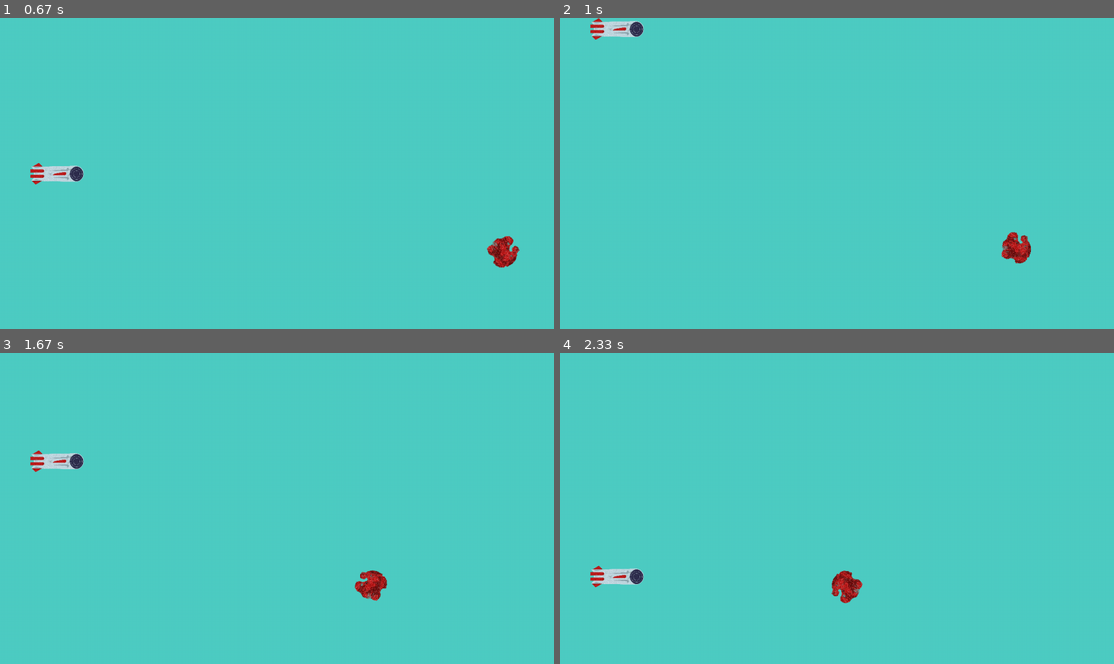
Above: before the commit, frames 1-4 (two rows, left to right).
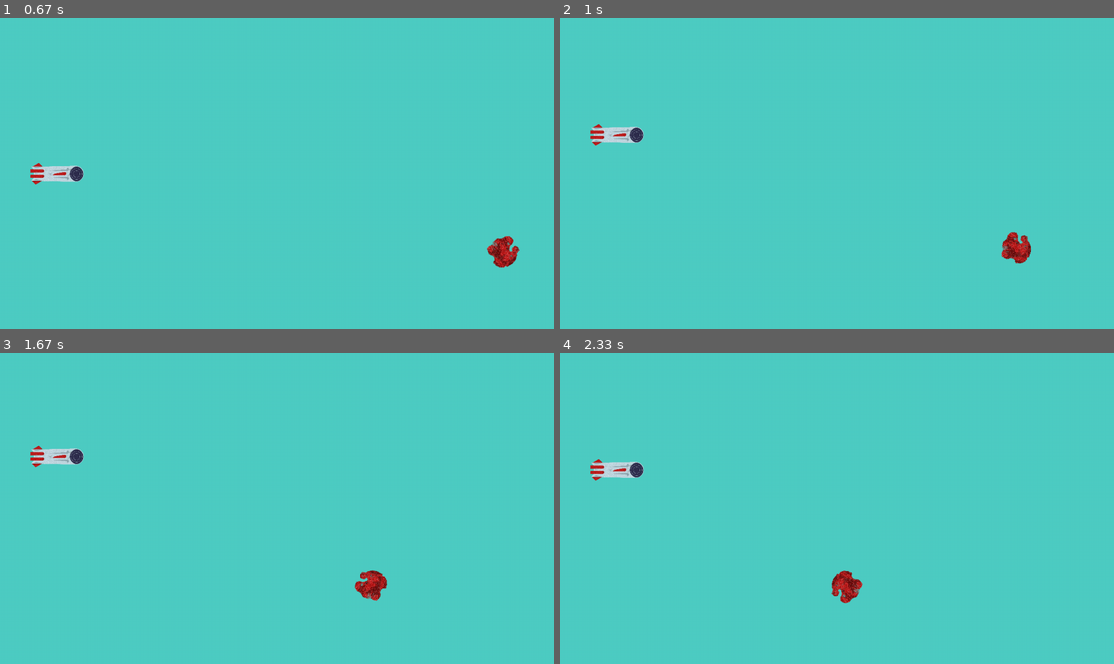
Above: after the commit, the same moments.

Repository: AdrianFSN/proyecto-final-pygame-quest
Game: pygame game, started from main.py
Two runs of this game, one before a commit and one after it. Both use one fixed random seed, a clock stepped at 60 frames per second and the inputs below.
Inputs:
- Up to frame 1 (0.67 s): tap Space at 0.33 s
- Up to frame 2 (1 s): hold Up from 0.67 s (still down)
- Up to frame 3 (1.67 s): release Up at 1.13 s; hold Down 1.17-1.47 s; hold Up from 1.5 s (still down)
- Up to frame 4 (2.33 s): release Up at 1.87 s; hold Down 1.9-2.27 s; hold Up from 2.3 s (still down)

Frame 1 is identical in both runs. In frame 2, 1.0% of the frame differs, in the area x 5-16%, y 0-42%; in frame 3, 0.5%; in frame 4, 1.0%.

Commit message:
fix: aceleración al mantener las teclas pulsadas pulida

Diff:
--- a/glumtar/entities.py
+++ b/glumtar/entities.py
@@ -8,10 +8,10 @@
 
 class Ship(pygame.sprite.Sprite):
     margin = 70
-    default_speed = 5
+    default_speed = 0
     speed = default_speed
     size_modifier = 4
-    speed_boost = 1.7
+    speed_boost = .5
 
     def __init__(self):
         super().__init__()
@@ -45,6 +45,7 @@
             self.speed += self.speed_boost
             if self.rect.top < 0:
                 self.rect.top = 0
+        self.reset_speed()
 
         if pressed[pygame.K_DOWN]:
             self.rect.y += self.speed
